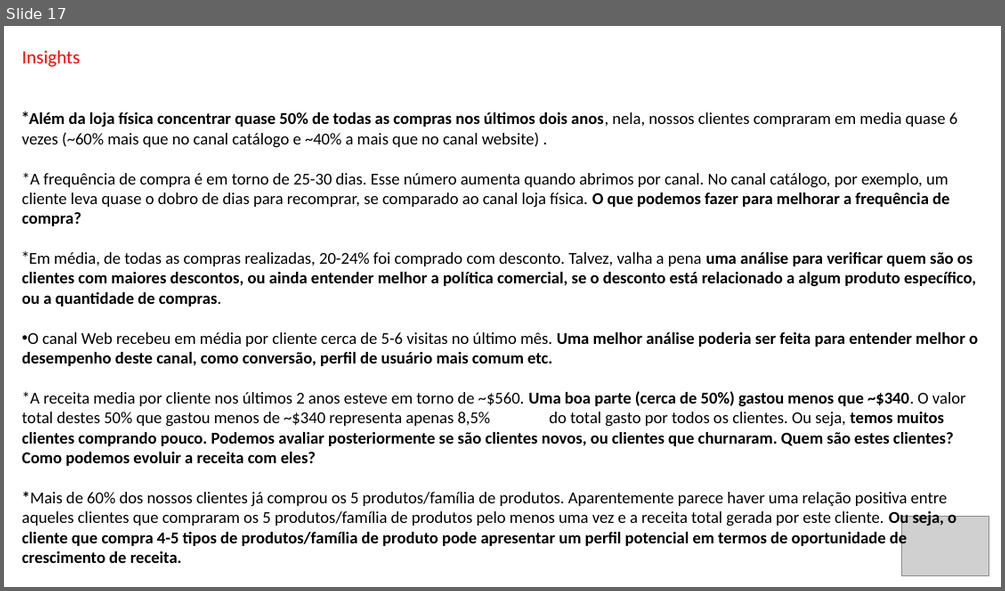
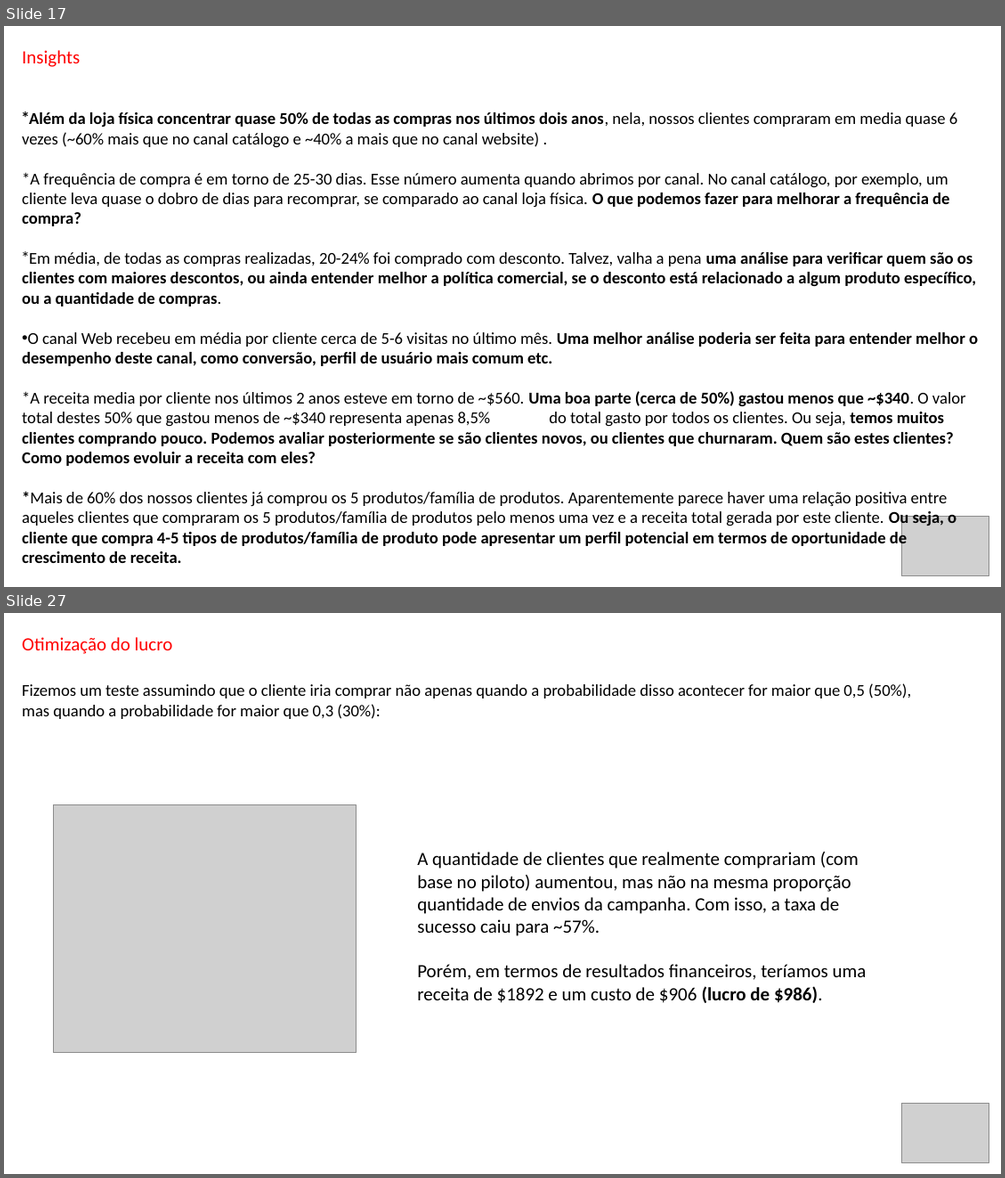
Before and after one commit to Danielgmelo/ifood, a slide deck: my_project/iFood CRM Data Analyst Case.pptx. Shown one above the other, each under a label of ours: slide 17 before the commit, slides 17 and 27 after it; the slides between them are not shown. The pictures are 1005x591 and 1005x1178 pixels, drawn with LibreOffice and Linux fonts; fonts in the diff are those of the drawing; grey boxes stand for pictures. Boxes give left, top, right and bottom in pixels: in the first picture for what was removed or moved away, otherwise in the second. Text is boxed around its words. In the diff, an @@ line names an element or a change of style, - is before the commit and + after.

Commit message:
added pilot campaign analysis

```diff
--- a/my_project/iFood CRM Data Analyst Case.pptx
+++ b/my_project/iFood CRM Data Analyst Case.pptx
@@ slide 27 added at (x1=4, y1=613, x2=1001, y2=1174), background #FFFFFF @@
@@ text added at (x1=22, y1=637, x2=173, y2=654), 18 pt, text #FF0000 @@
+Otimização do lucro
@@ text added at (x1=22, y1=683, x2=911, y2=719), 16 pt, text #000000 @@
+Fizemos um teste assumindo que o cliente iria comprar não apenas quando a probabilidade disso acontecer for maior que 0,5 (50%), mas quando a probabilidade for maior que 0,3 (30%):
@@ picture added at (x1=53, y1=804, x2=356, y2=1052) @@
@@ text added at (x1=417, y1=852, x2=866, y2=1003), 18 pt, text #000000 @@
+A quantidade de clientes que realmente comprariam (com base no piloto) aumentou, mas não na mesma proporção quantidade de envios da campanha. Com isso, a taxa de sucesso caiu para ~57%.
+Porém, em termos de resultados financeiros, teríamos uma receita de $1892 e um custo de $906 (lucro de $986).
@@ picture added at (x1=901, y1=1103, x2=989, y2=1163) @@
```
Also in this commit, not shown: 3 slides changed, 9 other slides added, 1 slide removed, 8 other files.
